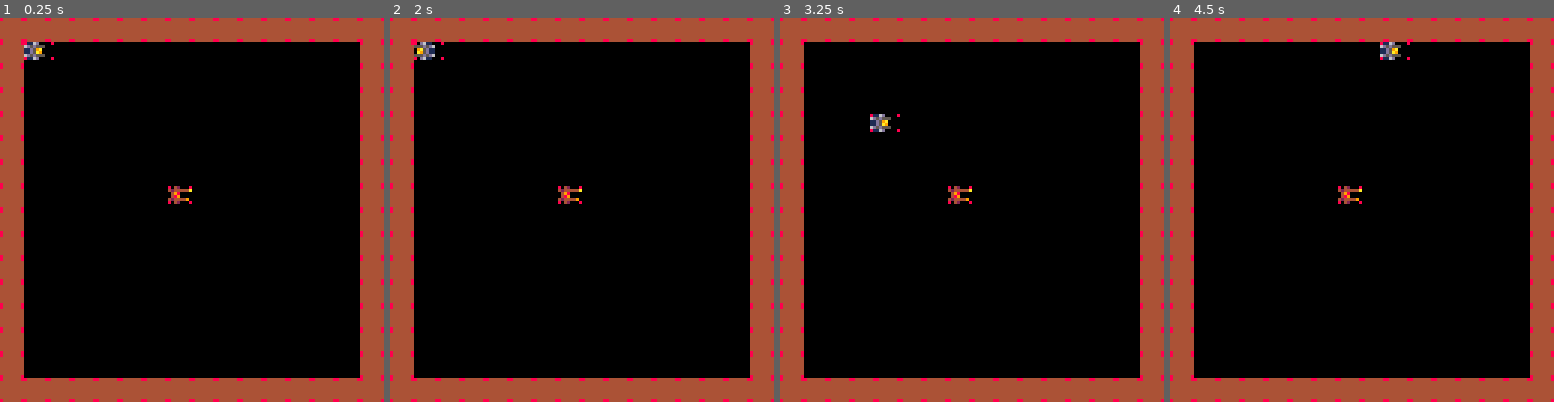
Above: before the commit, frames 1-4 (left to right).
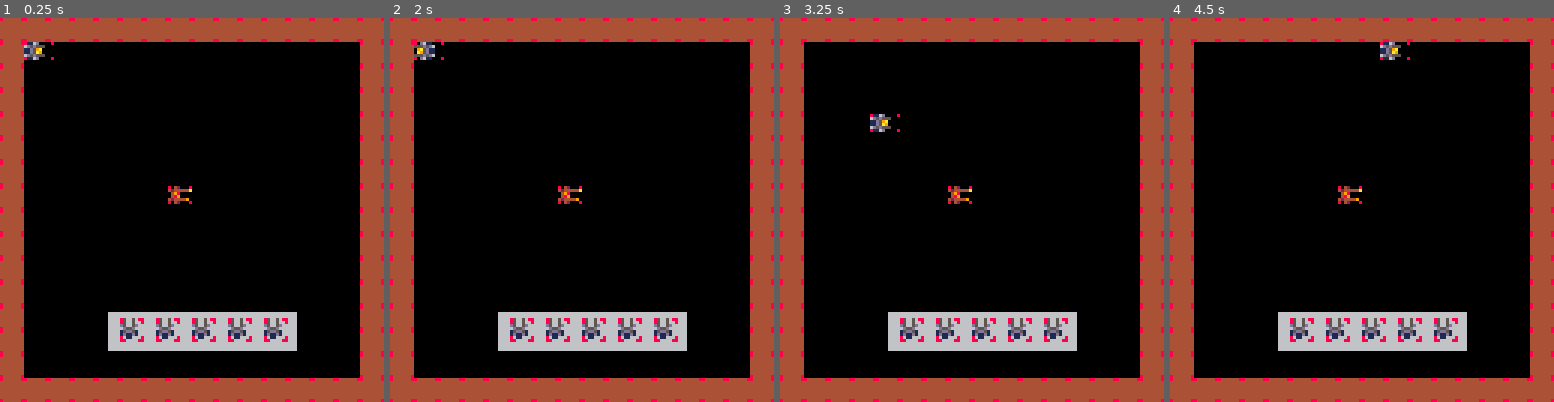
Above: after the commit, the same moments.

Repository: Radonchnk/camera_game
Game: PICO-8 cartridge cameragame.p8
Same seed, same stepped clock (60 frames per second), same inputs: the game is played once before the commit and once after it.
Inputs:
- Up to frame 1 (0.25 s): no input
- Up to frame 2 (2 s): hold Left from 1.97 s (still down)
- Up to frame 3 (3.25 s): release Left at 2.37 s; hold Down 2.42-2.82 s; hold Right from 2.87 s (still down)
- Up to frame 4 (4.5 s): release Right at 3.53 s; hold Up 3.58-4.08 s; hold Right from 4.13 s (still down)

The runs differ from the first frame. In frame 1, 5.0% of the frame differs, in the area x 28-78%, y 76-87%; in frame 2, 5.0%; in frame 3, 5.0%; in frame 4, 5.0%.

Commit message:
replaced magic numbers with bools basic inventory system implemented

Diff:
--- a/cameragame.p8
+++ b/cameragame.p8
@@ -9,6 +9,7 @@
 #include player/inputs.lua
 #include utils/log.lua
 #include utils/collision_engine.lua
+#include player/item.lua
 #include player/player_class.lua
 #include utils/tiling.lua
 #include map/wall_class.lua
--- a/main.lua
+++ b/main.lua
@@ -6,8 +6,8 @@
 -- debug toggles
 
 
-debug_mode = 1
-collision_box_toggle = 1
+debug_mode = true
+collision_box_toggle = true
 
 
 -- executes on startap
@@ -48,7 +48,7 @@
     end
 
     -- debug shit
-    if collision_box_toggle == 1 then
+    if collision_box_toggle then
         p:draw_collision_box()
 
         for i = 1, #walls do
--- /dev/null
+++ b/player/item.lua
@@ -0,0 +1,26 @@
+item = {}
+item.__index = item -- idfk why i'm doing this
+
+function item:new(sprite)
+    local obj = setmetatable({}, self)
+
+    obj.sprite_index = 1
+    obj.selected = true
+
+    return obj
+end
+
+function item:draw(x, y)
+    if self.selected then
+        spr(48, x, y)
+    end
+    spr(self.sprite_index, x, y)
+end
+
+function item:select(x, y)
+
+end
+
+function item:tick()
+    -- called once per frame
+end
--- a/player/player_class.lua
+++ b/player/player_class.lua
@@ -2,7 +2,17 @@
 player = {}
 player.__index = player
 
+-- these are lists, i promise
 player_proj_list = {}
+player_inventory = {}
+
+-- TODO: remove
+for i=1, 5 do
+    add(player_inventory, item:new(1))
+end
+
+showing_inventory = true
+
 -- constructor
 function player:new(x, y, width, height)
     local obj = setmetatable({}, self)
@@ -67,6 +77,17 @@
     pset(self.x+self.offset[0]+1,self.y+self.offset[1],self.colour+1)
     pset(self.x+self.offset[0],self.y+self.offset[1]+1,self.colour+1)
     pset(self.x+self.offset[0]+1,self.y+self.offset[1]+1,self.colour)
+
+    if showing_inventory then
+        rectfill(36, 98, 98, 110, 6)
+        -- draw items at (40, 20), (52, 20), (64, 20), (72, 20), (90, 20)
+        -- space for 5 items, as needed
+        for i = 1, #player_inventory do
+            x = 28 + (i * 12)
+            y = 100
+            player_inventory[i]:draw(x, y)
+        end
+    end
 end
 
 -- transfers collision box draw signal
Not shown, changed: log.txt
